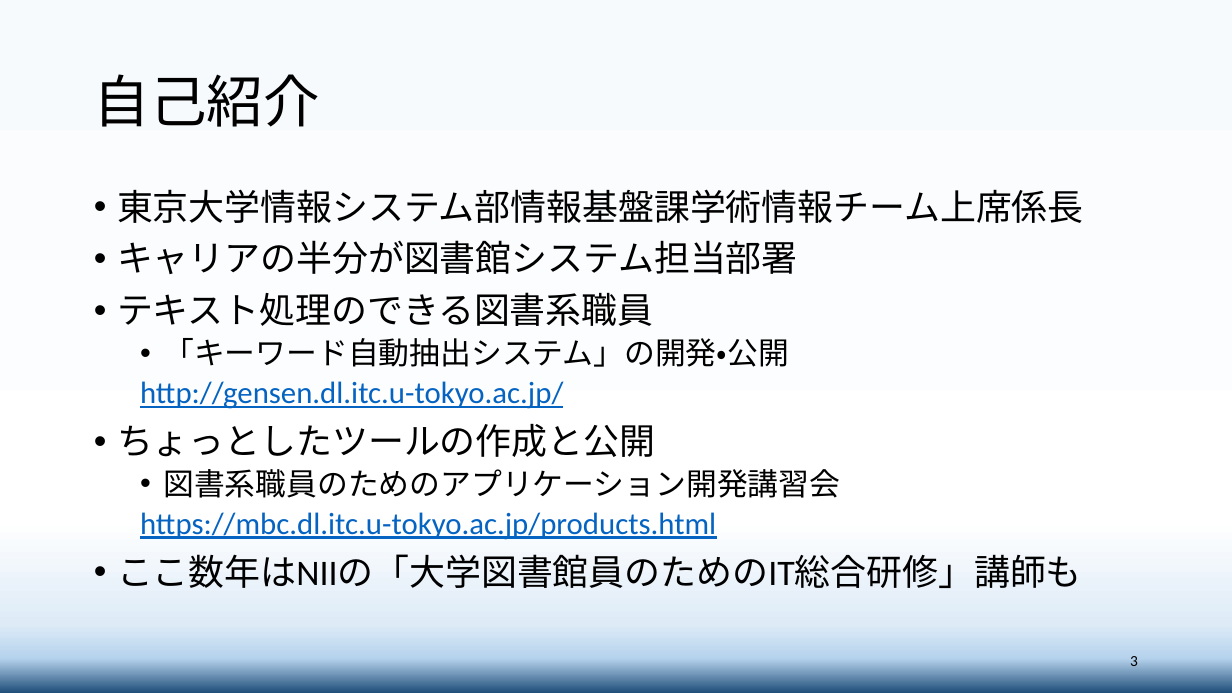
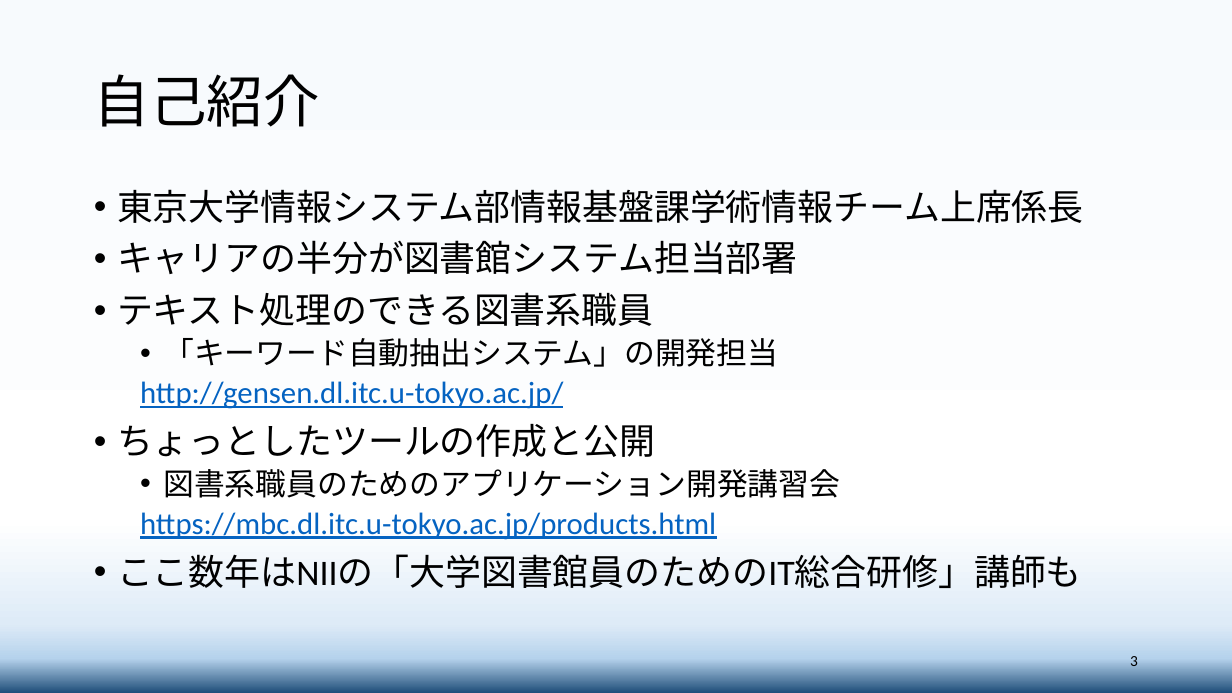
Before and after one commit to maedaak/biginDatacleansing4Librarian, a slide deck: slide 3 of source/1.大学図書館員のためのデータクレンジングのはじめ方.pptx. Drawn at 1232x693 pixels with LibreOffice and Linux fonts; fonts in the diff are those of the drawing. Boxes give left, top, right and bottom in pixels: in the first picture for what was removed or moved away, otherwise in the second. Text is boxed around its words. In the diff, an @@ line names an element or a change of style, - is before the commit and + after.

```diff
--- a/source/1.大学図書館員のためのデータクレンジングのはじめ方.pptx
+++ b/source/1.大学図書館員のためのデータクレンジングのはじめ方.pptx
@@ text at (163, 338, 778, 367): text changed @@
-  • 「キーワード自動抽出システム」の開発・公開
+  • 「キーワード自動抽出システム」の開発担当
```
